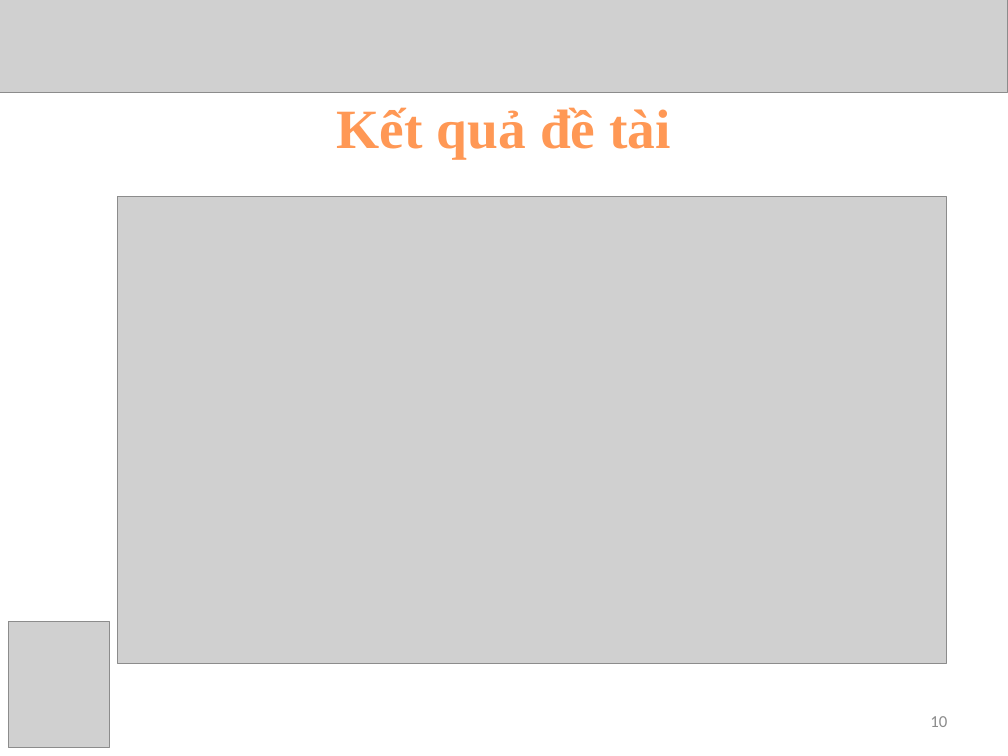
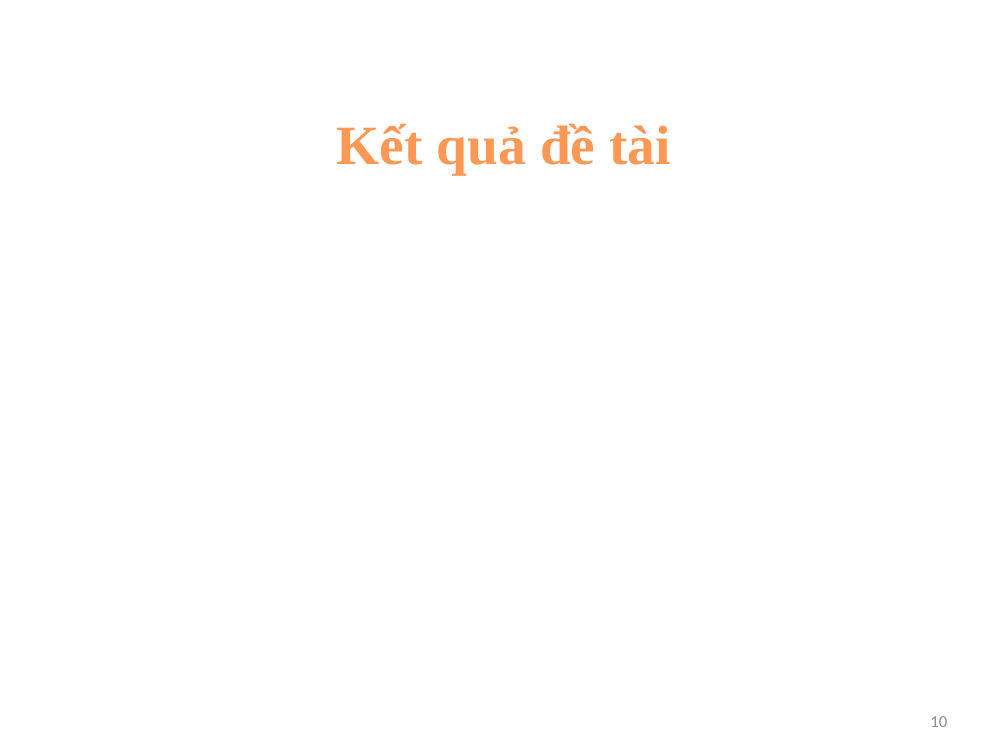
Before and after one commit to lengocluyen/pescode, a slide deck: slide 10 of Reporting Thesis/LV_FINAL/ReportThesis2/Presentation Thesis1.pptx. Drawn at 1008x756 pixels with LibreOffice and Linux fonts; fonts in the diff are those of the drawing; grey boxes stand for pictures; background and template pictures are left out. Boxes give left, top, right and bottom in pixels: in the first picture for what was removed or moved away, otherwise in the second. Text is boxed around its words. In the diff, an @@ line names an element or a change of style, - is before the commit and + after.

```diff
--- a/Reporting Thesis/LV_FINAL/ReportThesis2/Presentation Thesis1.pptx
+++ b/Reporting Thesis/LV_FINAL/ReportThesis2/Presentation Thesis1.pptx
@@ picture removed at [0,0,1008,93] @@
@@ title "Kết quả đề tài": place and size @@
-title "Kết quả đề tài" at [337,107,671,158]
+title "Kết quả đề tài" at [337,123,671,175]
@@ picture removed at [118,197,947,664] @@
@@ picture removed at [8,622,109,748] @@
```
Also in this commit, not shown: 16 other slides changed, 2 other files.
